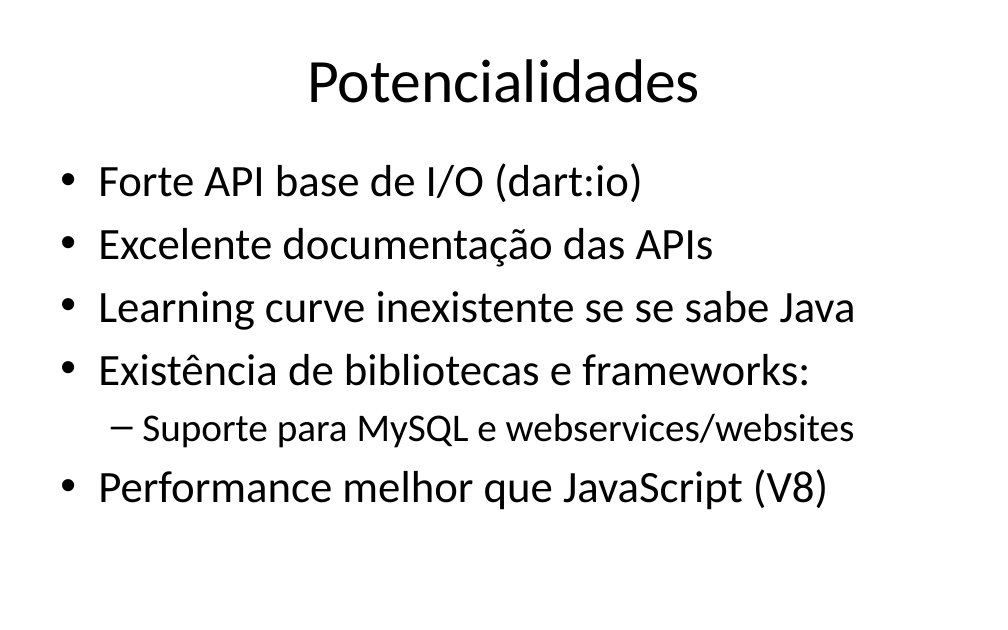
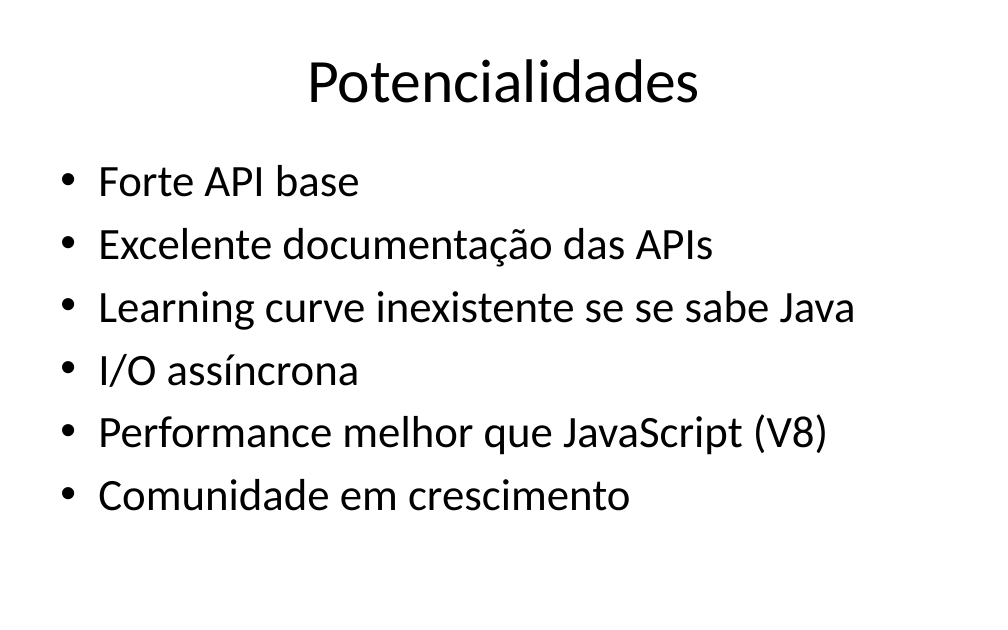
Before and after one commit to iptomar/letrinhas_si, a slide deck: slide 29 of Apresentacoes/v01.pptx. Drawn at 1008x630 pixels with LibreOffice and Linux fonts; fonts in the diff are those of the drawing; background and template pictures are left out. Boxes give left, top, right and bottom in pixels: in the first picture for what was removed or moved away, otherwise in the second. Text is boxed around its words. In the diff, an @@ line names an element or a change of style, - is before the commit and + after.

```diff
--- a/Apresentacoes/v01.pptx
+++ b/Apresentacoes/v01.pptx
@@ text at (98,165,360,197): text changed @@
-• Forte API base de I/O (dart:io)
+• Forte API base
@@ text at (98,354,360,387): text changed; size 28 to 32 pt @@
-• Existência de bibliotecas e frameworks:
-  – Suporte para MySQL e webservices/websites
+• I/O assíncrona
@@ text at (98,479,630,511): paragraph added @@
+• Comunidade em crescimento
```
Also in this commit, not shown: 3 other slides changed.
